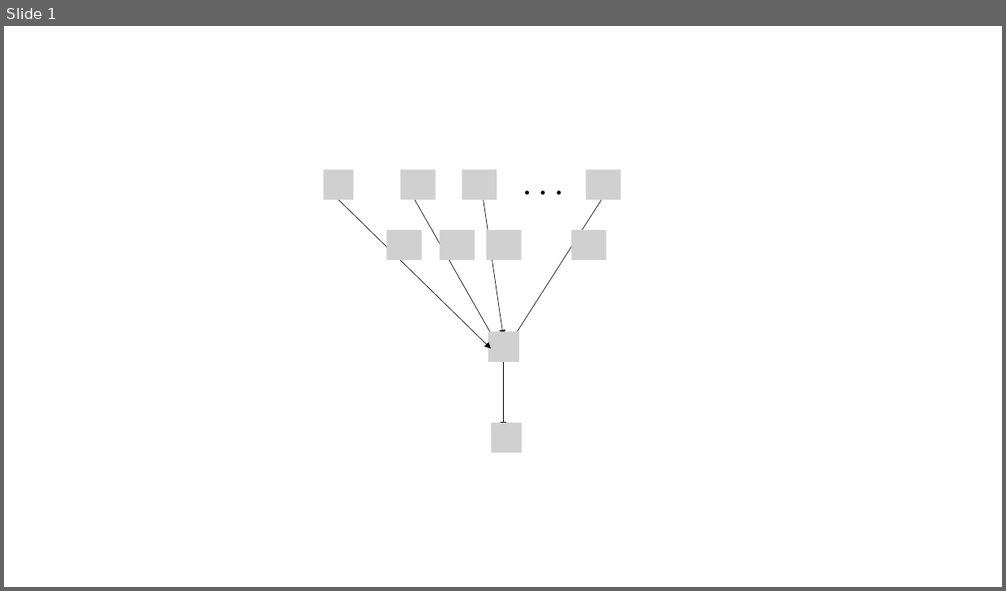
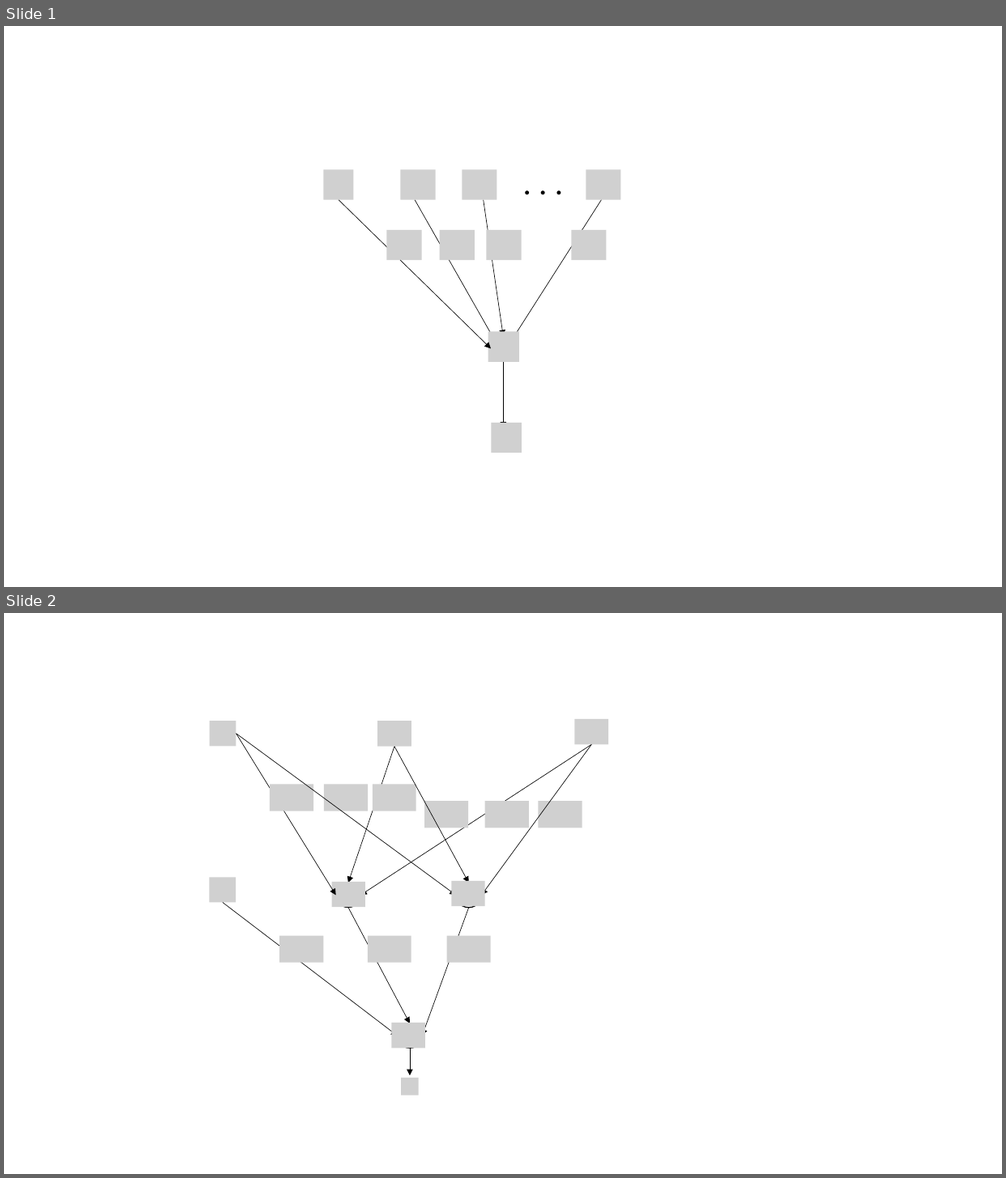
Before and after one commit to DanielGaleanoMcGill/masters_project, a slide deck: utils/power_point_diagrams/math_model_neuron.pptx. Shown one above the other, each under a label of ours: slide 1 before the commit, slides 1 and 2 after it. The pictures are 1006x591 and 1006x1178 pixels, drawn with LibreOffice and Linux fonts; fonts in the diff are those of the drawing; grey boxes stand for pictures. Boxes give left, top, right and bottom in pixels: in the first picture for what was removed or moved away, otherwise in the second. Text is boxed around its words. In the diff, an @@ line names an element or a change of style, - is before the commit and + after.

```diff
--- a/utils/power_point_diagrams/math_model_neuron.pptx
+++ b/utils/power_point_diagrams/math_model_neuron.pptx
@@ slide 2 added at (4, 613, 1002, 1174), background #FFFFFF @@
@@ picture added at (210, 721, 236, 747) @@
@@ arrow added from (236, 734) to (335, 895), #000000 0.5 pt @@
@@ arrow added from (236, 734) to (456, 895), #000000 0.5 pt @@
@@ picture added at (377, 721, 411, 747) @@
@@ picture added at (574, 719, 608, 745) @@
@@ arrow added from (394, 747) to (348, 884), #000000 0.5 pt @@
@@ arrow added from (592, 745) to (360, 895), #000000 0.5 pt @@
@@ arrow added from (394, 747) to (469, 884), #000000 0.5 pt @@
@@ arrow added from (592, 745) to (482, 895), #000000 0.5 pt @@
@@ picture added at (270, 785, 314, 811) @@
@@ picture added at (324, 785, 368, 811) @@
@@ picture added at (373, 785, 415, 811) @@
@@ picture added at (424, 801, 468, 828) @@
@@ picture added at (484, 801, 529, 828) @@
@@ picture added at (539, 801, 582, 828) @@
@@ picture added at (209, 877, 236, 903) @@
@@ arrow added from (223, 903) to (398, 1036), #000000 0.5 pt @@
@@ picture added at (332, 882, 365, 907) @@
@@ ellipse added at (335, 884, 360, 908), outline #000000 1 pt @@
@@ picture added at (452, 881, 485, 906) @@
@@ ellipse added at (456, 884, 482, 908), outline #000000 1 pt @@
@@ arrow added from (348, 908) to (410, 1024), #000000 0.5 pt @@
@@ arrow added from (469, 908) to (423, 1036), #000000 0.5 pt @@
@@ picture added at (279, 935, 324, 963) @@
@@ picture added at (368, 935, 411, 963) @@
@@ picture added at (447, 935, 492, 963) @@
@@ picture added at (392, 1023, 425, 1049) @@
@@ ellipse added at (398, 1024, 423, 1049), outline #000000 1 pt @@
@@ arrow added from (410, 1049) to (410, 1076), #000000 0.5 pt @@
@@ picture added at (401, 1078, 418, 1096) @@
```
Also in this commit, not shown: 1 slide removed, 8 other files.
